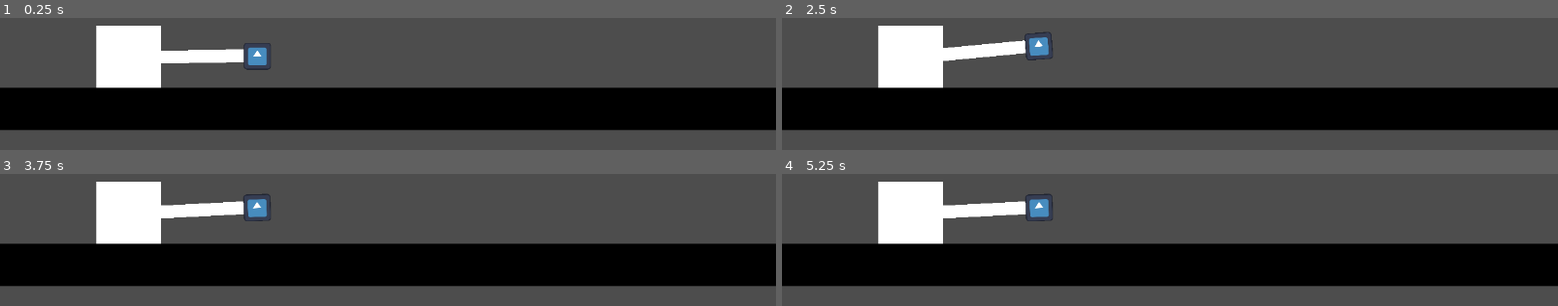
Above: before the commit, frames 1-4 (two rows, left to right).
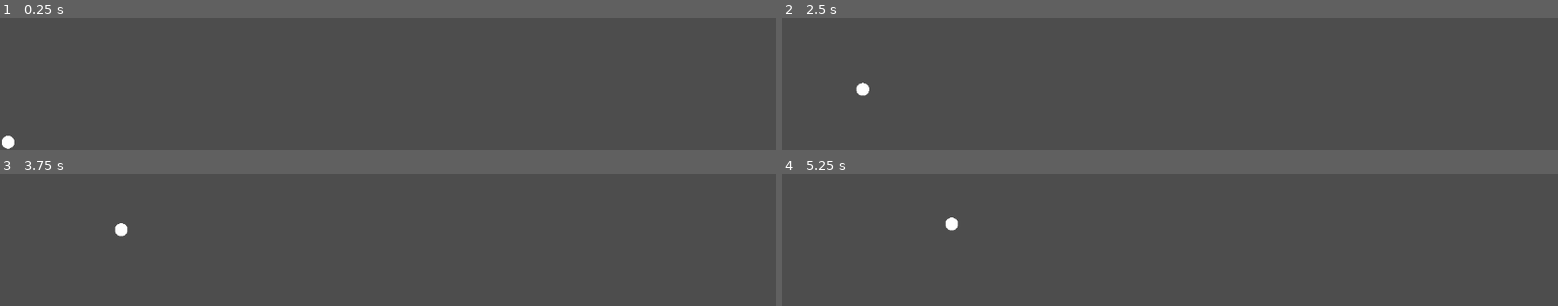
Above: after the commit, the same moments.

Repository: leeminxji/fortress
Game: Godot game, scene res://Main.tscn
The game is run twice, just before and just after one commit, with the same random seed, the same clock (stepped at 60 frames per second) and the same inputs. Before the commit the project starts from res://world.tscn. The engine's default icon, where the game draws it, is replaced by a stand-in: a white triangle on a blue panel in a dark square.
Inputs:
- Up to frame 1 (0.25 s): no input
- Up to frame 2 (2.5 s): hold Space (aim) 0.53-1.28 s; tap Space (aim) at 1.35 s; hold Space (aim) from 2.03 s (still down)
- Up to frame 3 (3.75 s): release Space (aim) at 2.78 s; tap Space (aim) at 2.85 s; hold Space (aim) from 3.53 s (still down)
- Up to frame 4 (5.25 s): release Space (aim) at 4.28 s; tap Space (aim) at 4.35 s; hold Space (aim) from 5.03 s (still down)

The runs differ from the first frame. In frame 1, 38% of the frame differs, in the area x 0-100%, y 5-100%; in frame 2, 38%; in frame 3, 37%; in frame 4, 38%.

Commit message:
Fix basic game logic

Diff:
--- /dev/null
+++ b/Ball.gd
@@ -0,0 +1,26 @@
+class_name Ball
+
+# Constant
+const GRAVITY = Vector2(0, -9.8)
+
+# Variables
+var position = Vector2(0.0, 0.0)
+var velocity = Vector2(50, 50)
+
+var SetEnd: Callable
+
+
+func _init(_SetEnd: Callable):
+	SetEnd = _SetEnd
+
+
+func Throw(dt: float):
+	Move(velocity, dt)
+	velocity += GRAVITY * dt
+
+	if position.y < 0:
+		SetEnd.call(true)
+
+
+func Move(velocity: Vector2, dt: float):
+	position += velocity * dt
--- /dev/null
+++ b/Game.gd
@@ -0,0 +1,44 @@
+class_name Game
+
+var stepCnt: int = 0
+var updateCnt: int = 0
+var isEnd: bool = false
+
+var ball: Ball
+
+
+func SetEnd(flag: bool):
+	isEnd = flag
+
+
+func Ready():
+	pass
+
+
+func Enter():
+	ball = Ball.new(SetEnd)
+
+
+func Exit():
+	pass
+
+
+func UpdateInput():
+	pass
+
+
+func Step(fdt: float):
+	stepCnt += 1
+	ball.Throw(fdt)
+	#
+	Log()
+
+
+func Update(dt: float):
+	updateCnt += 1
+
+
+func Log(): # DEBUG
+	if stepCnt % 100 == 0:
+		print("[Game.Step] stepCnt: ", stepCnt, " updateCnt: ", updateCnt)
+		print("[Game.Step] ", ball.position)
--- /dev/null
+++ b/Main.gd
@@ -0,0 +1,35 @@
+extends Node
+
+var game
+var renderer
+
+
+func _init():
+	game = Game.new()
+	renderer = Renderer.new(game)
+	renderer.name = "Renderer"
+	add_child(renderer)
+
+
+func _enter_tree():
+	game.Enter()
+
+
+func _ready():
+	game.Ready()
+
+
+func _physics_process(fdt):
+	game.Step(fdt)
+#	if game.isEnd: get_tree().quit()
+	if game.isEnd: queue_free()
+
+
+func _process(dt):
+	game.Update(dt)
+#	if game.isEnd: get_tree().quit()
+	if game.isEnd: queue_free()
+
+
+func _exit_tree():
+	pass
--- /dev/null
+++ b/Main.tscn
@@ -0,0 +1,6 @@
+[gd_scene load_steps=2 format=3 uid="uid://dk6ualmoqbp1y"]
+
+[ext_resource type="Script" path="res://Main.gd" id="1_7au8s"]
+
+[node name="Main" type="Node2D"]
+script = ExtResource("1_7au8s")
--- /dev/null
+++ b/Renderer.gd
@@ -0,0 +1,80 @@
+class_name Renderer
+extends Node
+
+# Game
+var game: Game
+
+# Node
+var ballArea2D
+var ballCollisionShape2D
+var ballPolygon2D
+
+# Constant
+const radius: int = 10
+const color = Color(1.0, 0.0, 0.0)
+
+
+func _init(_game: Game):
+	game = _game
+
+
+func _enter_tree():
+	AttachNodes(game)
+
+
+func _ready():
+	pass
+
+
+func _physics_process(_fdt):
+	pass
+
+
+func _process(_dt):
+	UpdateNodes()
+
+
+func _exit_tree():
+	ballArea2D.queue_free()
+
+
+func AttachNodes(game):
+	# ball
+	ballArea2D = Area2D.new()
+	ballArea2D.name = "ballArea2D"
+	ballCollisionShape2D = CollisionShape2D.new()
+	ballCollisionShape2D.name = "ballCollisionShape2D"
+	ballArea2D.add_child(ballCollisionShape2D)
+	ballPolygon2D = Polygon2D.new()
+	ballPolygon2D.name = "ballPolygon2D"
+	ballPolygon2D.polygon = GetCirclePoly(radius, color)
+	ballArea2D.add_child(ballPolygon2D)
+	ballArea2D.position = ConvertVector(game.ball.position)
+	add_child(ballArea2D)
+
+
+func UpdateNodes():
+	# ball
+	ballArea2D.position = ConvertVector(game.ball.position)
+
+
+func ConvertVector(vector: Vector2) -> Vector2:
+	var height = ProjectSettings.get("display/window/size/viewport_height")
+	var vector2 = Vector2()
+	vector2.x = vector.x
+	vector2.y = height-vector.y
+	return vector2
+
+
+# https://docs.godotengine.org/en/stable/tutorials/2d/custom_drawing_in_2d.html#arc-polygon-function
+func GetCirclePoly(radius, color):
+	var center = Vector2()
+	var nb_points = 32
+	var points_arc = PackedVector2Array()
+	points_arc.push_back(center)
+	var colors = PackedColorArray([color])
+
+	for i in range(nb_points + 1):
+		var angle_point = deg_to_rad(i * 360 / nb_points - 90)
+		points_arc.push_back(center + Vector2(cos(angle_point), sin(angle_point)) * radius)
+	return points_arc
--- a/project.godot
+++ b/project.godot
@@ -11,7 +11,7 @@
 [application]
 
 config/name="fortress"
-run/main_scene="res://world.tscn"
+run/main_scene="res://Main.tscn"
 config/features=PackedStringArray("4.0", "Forward Plus")
 config/icon="res://icon.svg"
 
--- a/world.gd
+++ /dev/null
@@ -1,20 +0,0 @@
-extends Node
-
-var INIT_DEG = 0.0
-var degree = INIT_DEG
-var scale = 10.0
-
-# Called when the node enters the scene tree for the first time.
-func _ready():
-	pass # Replace with function body.
-
-func _physics_process(delta):
-	if Input.is_action_pressed("aim"):
-		degree -= scale * delta
-	if Input.is_action_just_released("aim"):
-		degree = INIT_DEG
-	$Body/Pivot.rotation_degrees = degree
-
-# Called every frame. 'delta' is the elapsed time since the previous frame.
-func _process(delta):
-	pass
--- a/world.tscn
+++ /dev/null
@@ -1,84 +0,0 @@
-[gd_scene load_steps=10 format=3 uid="uid://dk6ualmoqbp1y"]
-
-[ext_resource type="Script" path="res://world.gd" id="1_674dk"]
-[ext_resource type="Texture2D" uid="uid://calwbe4ilqmif" path="res://icon.svg" id="1_cs1g4"]
-
-[sub_resource type="RectangleShape2D" id="RectangleShape2D_u7mjg"]
-
-[sub_resource type="CanvasTexture" id="CanvasTexture_4d44a"]
-
-[sub_resource type="RectangleShape2D" id="RectangleShape2D_l8ra1"]
-
-[sub_resource type="CanvasTexture" id="CanvasTexture_5frqy"]
-
-[sub_resource type="CircleShape2D" id="CircleShape2D_v27ew"]
-radius = 20.0
-
-[sub_resource type="RectangleShape2D" id="RectangleShape2D_53vmm"]
-
-[sub_resource type="CanvasTexture" id="CanvasTexture_nofkk"]
-
-[node name="World" type="Node"]
-script = ExtResource("1_674dk")
-
-[node name="Body+Cannon" type="PinJoint2D" parent="."]
-position = Vector2(199, 493)
-node_a = NodePath("../Body")
-node_b = NodePath("../Body/Pivot/Cannon")
-
-[node name="Body" type="RigidBody2D" parent="."]
-position = Vector2(199, 493)
-
-[node name="CollisionShape2D" type="CollisionShape2D" parent="Body"]
-scale = Vector2(5, 5)
-shape = SubResource("RectangleShape2D_u7mjg")
-
-[node name="Sprite2D" type="Sprite2D" parent="Body"]
-scale = Vector2(100, 100)
-texture = SubResource("CanvasTexture_4d44a")
-
-[node name="Pivot" type="Node2D" parent="Body"]
-position = Vector2(2.08165e-12, 2.08165e-12)
-
-[node name="Cannon+Ball" type="PinJoint2D" parent="Body/Pivot"]
-position = Vector2(200, 2.08165e-12)
-node_a = NodePath("../Cannon")
-node_b = NodePath("../Ball")
-
-[node name="Cannon" type="RigidBody2D" parent="Body/Pivot"]
-position = Vector2(100, 0)
-gravity_scale = 2.66454e-15
-
-[node name="CollisionShape2D" type="CollisionShape2D" parent="Body/Pivot/Cannon"]
-scale = Vector2(10, 1)
-shape = SubResource("RectangleShape2D_l8ra1")
-
-[node name="Sprite2D" type="Sprite2D" parent="Body/Pivot/Cannon"]
-scale = Vector2(200, 20)
-texture = SubResource("CanvasTexture_5frqy")
-offset = Vector2(2.08165e-12, 2.08165e-12)
-
-[node name="Ball" type="RigidBody2D" parent="Body/Pivot"]
-position = Vector2(200, 0)
-gravity_scale = 2.66454e-15
-
-[node name="CollisionShape2D" type="CollisionShape2D" parent="Body/Pivot/Ball"]
-shape = SubResource("CircleShape2D_v27ew")
-
-[node name="Sprite2D" type="Sprite2D" parent="Body/Pivot/Ball"]
-position = Vector2(-1, 1)
-scale = Vector2(0.328125, 0.328125)
-texture = ExtResource("1_cs1g4")
-
-[node name="Ground" type="StaticBody2D" parent="."]
-position = Vector2(600, 576)
-
-[node name="CollisionShape2D" type="CollisionShape2D" parent="Ground"]
-scale = Vector2(60, 3)
-shape = SubResource("RectangleShape2D_53vmm")
-
-[node name="Sprite2D" type="Sprite2D" parent="Ground"]
-modulate = Color(0, 0, 0, 1)
-position = Vector2(2.08165e-12, 2.08165e-12)
-scale = Vector2(1200, 66)
-texture = SubResource("CanvasTexture_nofkk")
Not shown, added: README.md
